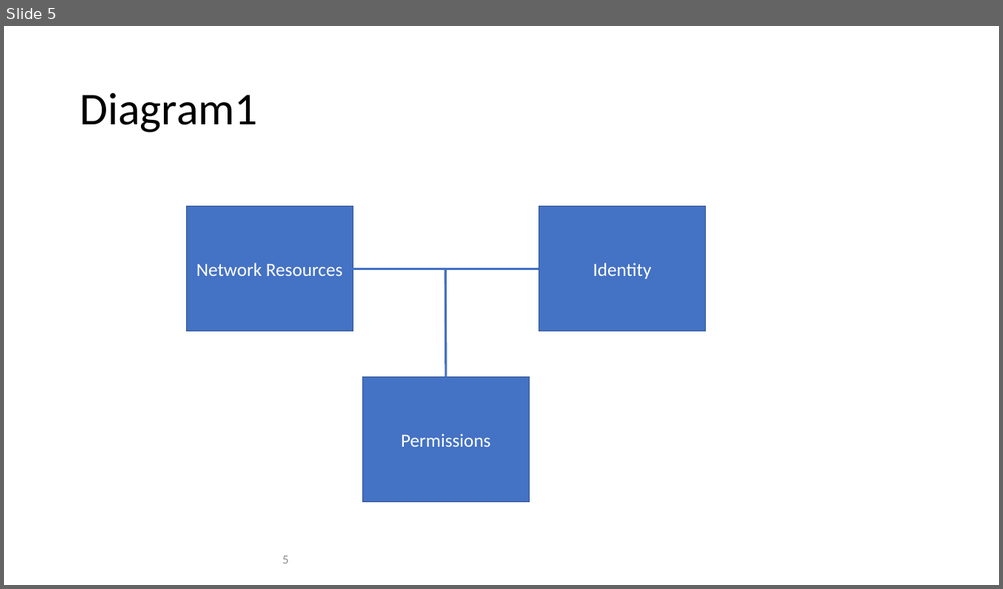
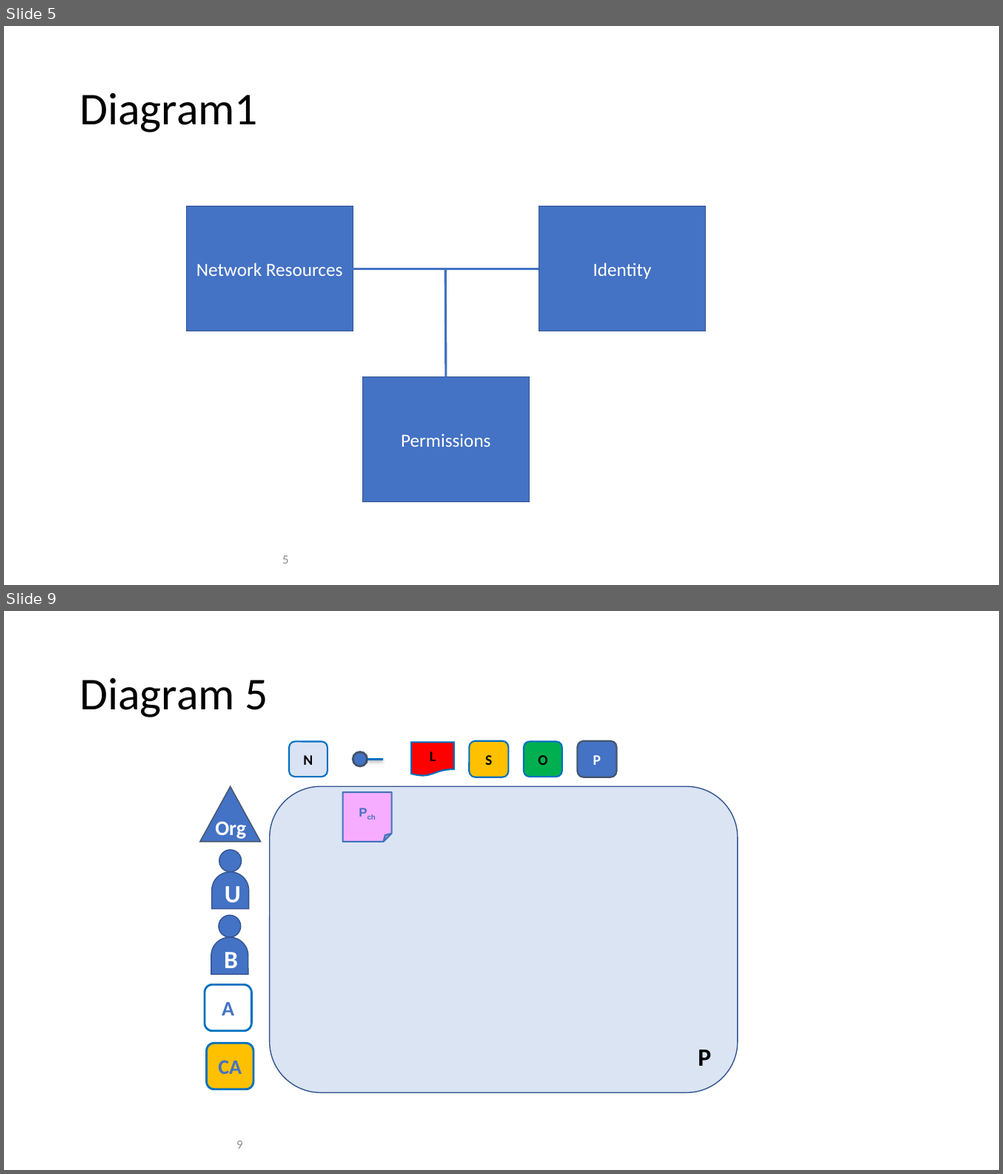
Before and after one commit to FabricTOC/FabricTOC, a slide deck: docs/OtherSourceMaterial/Diagrams.pptx. Shown one above the other, each under a label of ours: slide 5 before the commit, slides 5 and 9 after it; the slides between them are not shown. The pictures are 1003x589 and 1003x1174 pixels, drawn with LibreOffice and Linux fonts; fonts in the diff are those of the drawing. Boxes give left, top, right and bottom in pixels: in the first picture for what was removed or moved away, otherwise in the second. Text is boxed around its words. In the diff, an @@ line names an element or a change of style, - is before the commit and + after.

```diff
--- a/docs/OtherSourceMaterial/Diagrams.pptx
+++ b/docs/OtherSourceMaterial/Diagrams.pptx
@@ slide 9 added at (x1=4, y1=611, x2=999, y2=1170), background #FFFFFF @@
@@ title added at (x1=79, y1=678, x2=268, y2=718), 44 pt, text #000000 @@
+Diagram 5
@@ rounded rectangle added at (x1=289, y1=741, x2=327, y2=777), fill #DAE3F3, outline #0070C0 1.5 pt, 14 pt, text #000000, bold @@
+N
@@ flow chart document added at (x1=412, y1=742, x2=454, y2=776), fill #FF0000, outline #0070C0 1.5 pt, 14 pt, text #000000, bold @@
+L
@@ rounded rectangle added at (x1=469, y1=741, x2=509, y2=777), fill #FFC000, outline #0070C0 1.5 pt, 14 pt, text #000000, bold @@
+S
@@ rounded rectangle added at (x1=523, y1=741, x2=561, y2=777), fill #00B050, outline #0070C0 1.5 pt, 14 pt, text #000000, bold @@
+O
@@ rounded rectangle added at (x1=577, y1=741, x2=617, y2=777), fill #4472C4, outline #44546A 1.5 pt, 14 pt, text #FFFFFF, bold @@
+P
@@ ellipse added at (x1=353, y1=752, x2=367, y2=766), fill #4372C4, outline #44546A 2 pt @@
@@ line added from (367, 760) to (383, 760), #0070C0 2 pt @@
@@ triangle added at (x1=200, y1=786, x2=261, y2=842), fill #4472C4, outline #44546A 1 pt @@
@@ rounded rectangle added at (x1=270, y1=786, x2=737, y2=1093), fill #DBE4F3, outline #325491 1 pt @@
@@ folded corner added at (x1=343, y1=792, x2=391, y2=842), fill #F7ADFF, outline #3C75BD 1.5 pt, 12 pt, text #4372C4, bold @@
+Pch
@@ text added at (x1=215, y1=821, x2=246, y2=839), 20 pt, text #FFFFFF, bold @@
+Org
@@ ellipse added at (x1=219, y1=850, x2=242, y2=872), fill #4472C4, outline #325491 1 pt @@
@@ round same rect added at (x1=211, y1=872, x2=249, y2=909), fill #4472C4, outline #325491 1 pt, 24 pt, text #FFFFFF, bold @@
+U
@@ ellipse added at (x1=219, y1=915, x2=242, y2=938), fill #4472C4, outline #325491 1 pt @@
@@ round same rect added at (x1=211, y1=938, x2=249, y2=975), fill #4472C4, outline #325491 1 pt, 24 pt, text #FFFFFF, bold @@
+B
@@ rounded rectangle added at (x1=205, y1=985, x2=252, y2=1031), fill #FFFFFF, outline #0070C0 2 pt, 20 pt, text #4372C4, bold @@
+A
@@ rounded rectangle added at (x1=206, y1=1044, x2=253, y2=1090), fill #FFC000, outline #0070C0 2 pt, 20 pt, text #4372C4, bold @@
+CA
@@ text added at (x1=697, y1=1050, x2=711, y2=1066), 24 pt, text #000000, bold @@
+P
@@ page number added at (x1=236, y1=1141, x2=242, y2=1149), 12 pt, text #8C8C8C @@
+9
```
Also in this commit, not shown: 3 slides changed, 4 other slides added, 1 other file.
